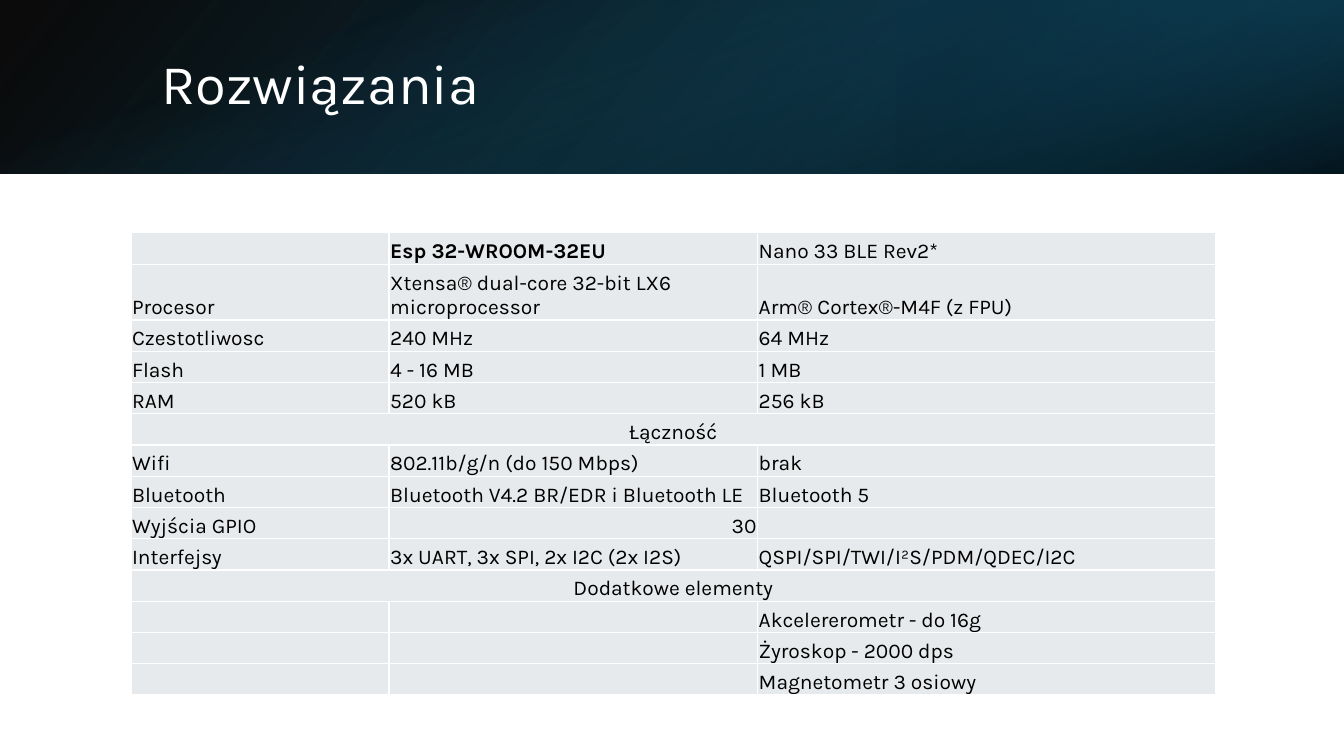
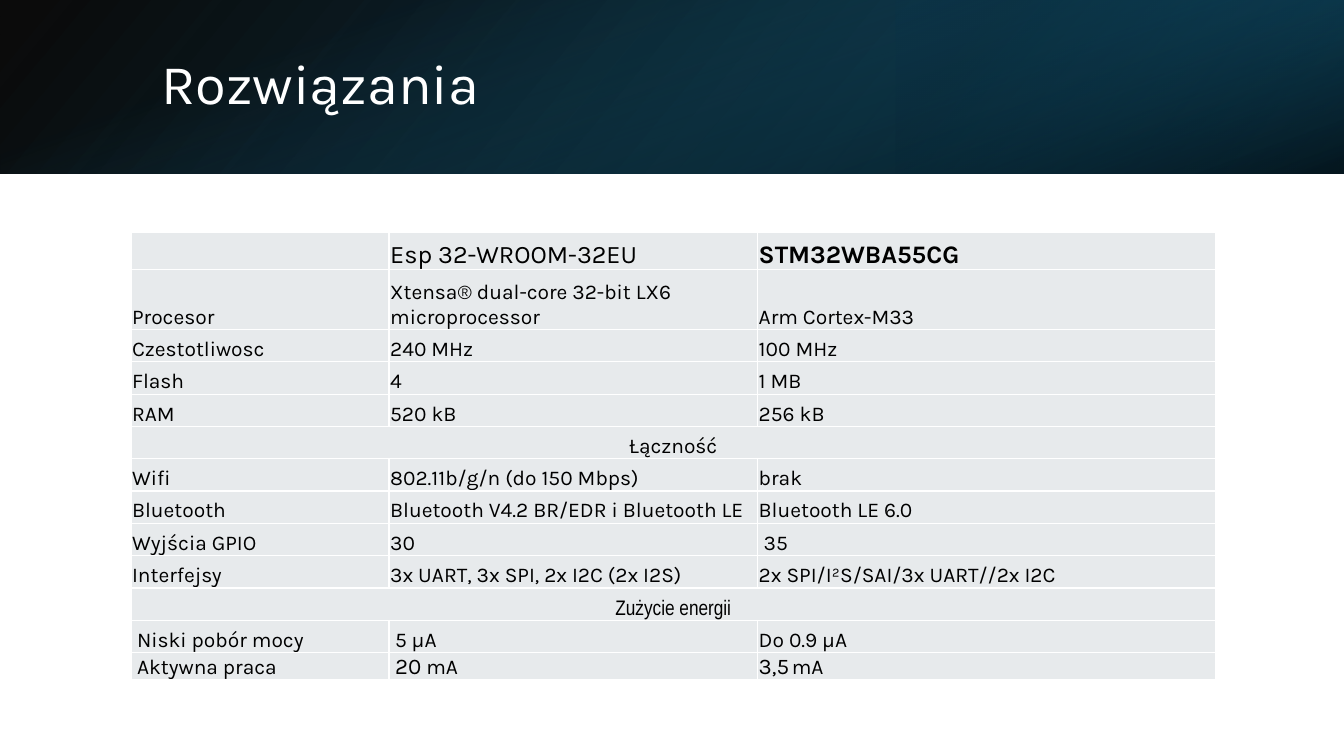
Before and after one commit to Szymek200/Smart-ball, a slide deck: slide 13 of Prezentacja/Smart-piłka_prez.pptx. Drawn at 1344x756 pixels with LibreOffice and Linux fonts; fonts in the diff are those of the drawing. Boxes give left, top, right and bottom in pixels: in the first picture for what was removed or moved away, otherwise in the second. Text is boxed around its words. In the diff, an @@ line names an element or a change of style, - is before the commit and + after.

Commit message:
stm32

```diff
--- a/Prezentacja/Smart-piłka_prez.pptx
+++ b/Prezentacja/Smart-piłka_prez.pptx
@@ table at (131, 233, 1216, 683) @@
-row 1, column 3: Nano 33 BLE Rev2*
+row 1, column 3: STM32WBA55CG
-row 2, column 3: Arm® Cortex®-M4F (z FPU)
+row 2, column 3: Arm Cortex-M33
-row 3, column 3: 64 MHz
+row 3, column 3: 100 MHz
-row 4, column 2: 4 - 16 MB
+row 4, column 2: 4
-row 8: Bluetooth | Bluetooth V4.2 BR/EDR i Bluetooth LE | Bluetooth 5
-row 9: Wyjścia GPIO | 30 | 
-row 10: Interfejsy | 3x UART, 3x SPI, 2x I2C (2x I2S) | QSPI/SPI/TWI/I²S/PDM/QDEC/I2C
-row 11: Dodatkowe elementy |  | 
-row 12:  |  | Akcelererometr - do 16g
-row 13:  |  | Żyroskop - 2000 dps
-row 14:  |  | Magnetometr 3 osiowy
+row 8: Bluetooth | Bluetooth V4.2 BR/EDR i Bluetooth LE | Bluetooth LE 6.0
+row 9: Wyjścia GPIO | 30 | 35
+row 10: Interfejsy | 3x UART, 3x SPI, 2x I2C (2x I2S) | 2x SPI/I²S/SAI/3x UART//2x I2C
+row 11: Zużycie energii |  | 
+row 12: Niski pobór mocy | 5 µA | Do 0.9 µA
+row 13: Aktywna praca | 20 mA | 3,5 mA
```
Also in this commit, not shown: 2 other slides changed, 1 slide added.
